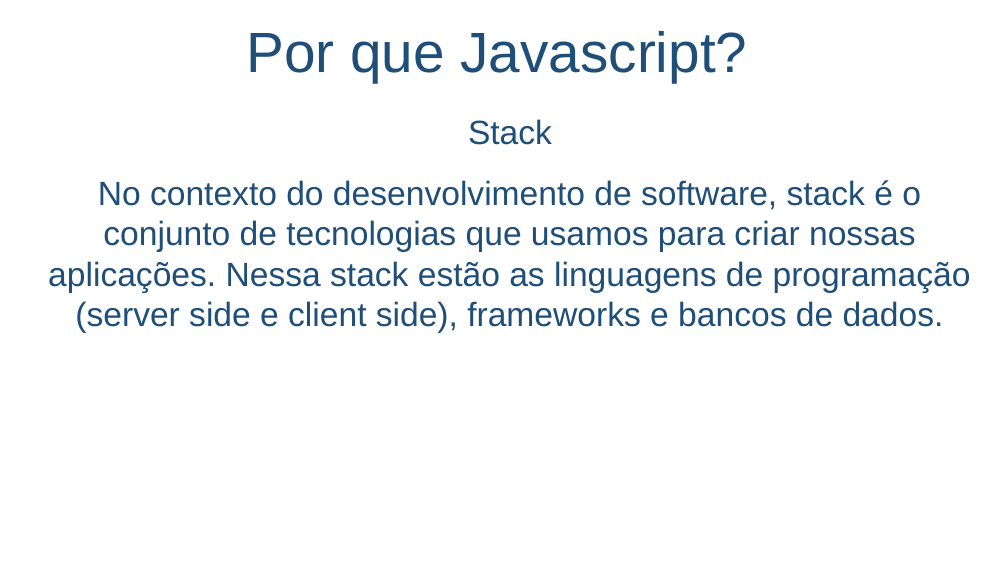
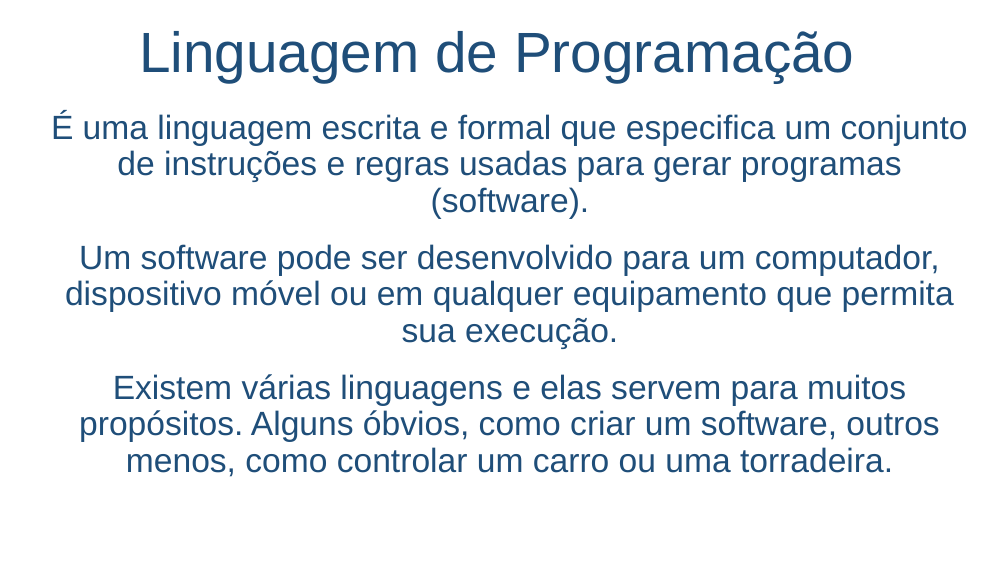
Before and after one commit to salmo-jr/public-slides, a slide deck: slide 3 of javascript-introducao.pptx. Drawn at 1008x567 pixels with LibreOffice and Linux fonts; fonts in the diff are those of the drawing; background and template pictures are left out. Boxes give left, top, right and bottom in pixels: in the first picture for what was removed or moved away, otherwise in the second. Text is boxed around its words. In the diff, an @@ line names an element or a change of style, - is before the commit and + after.

```diff
--- a/javascript-introducao.pptx
+++ b/javascript-introducao.pptx
@@ title at <box>139,31,854,82</box>: text changed @@
-Por que Javascript?
+Linguagem de Programação
@@ text at <box>51,112,968,477</box>: text changed @@
-Stack
-No contexto do desenvolvimento de software, stack é o conjunto de tecnologias que usamos para criar nossas aplicações. Nessa stack estão as linguagens de programação (server side e client side), frameworks e bancos de dados.
+É uma linguagem escrita e formal que especifica um conjunto de instruções e regras usadas para gerar programas (software).
+Um software pode ser desenvolvido para um computador, dispositivo móvel ou em qualquer equipamento que permita sua execução.
+Existem várias linguagens e elas servem para muitos propósitos. Alguns óbvios, como criar um software, outros menos, como controlar um carro ou uma torradeira.
```
Also in this commit, not shown: 2 other slides changed, 8 slides added, 43 slides removed.
